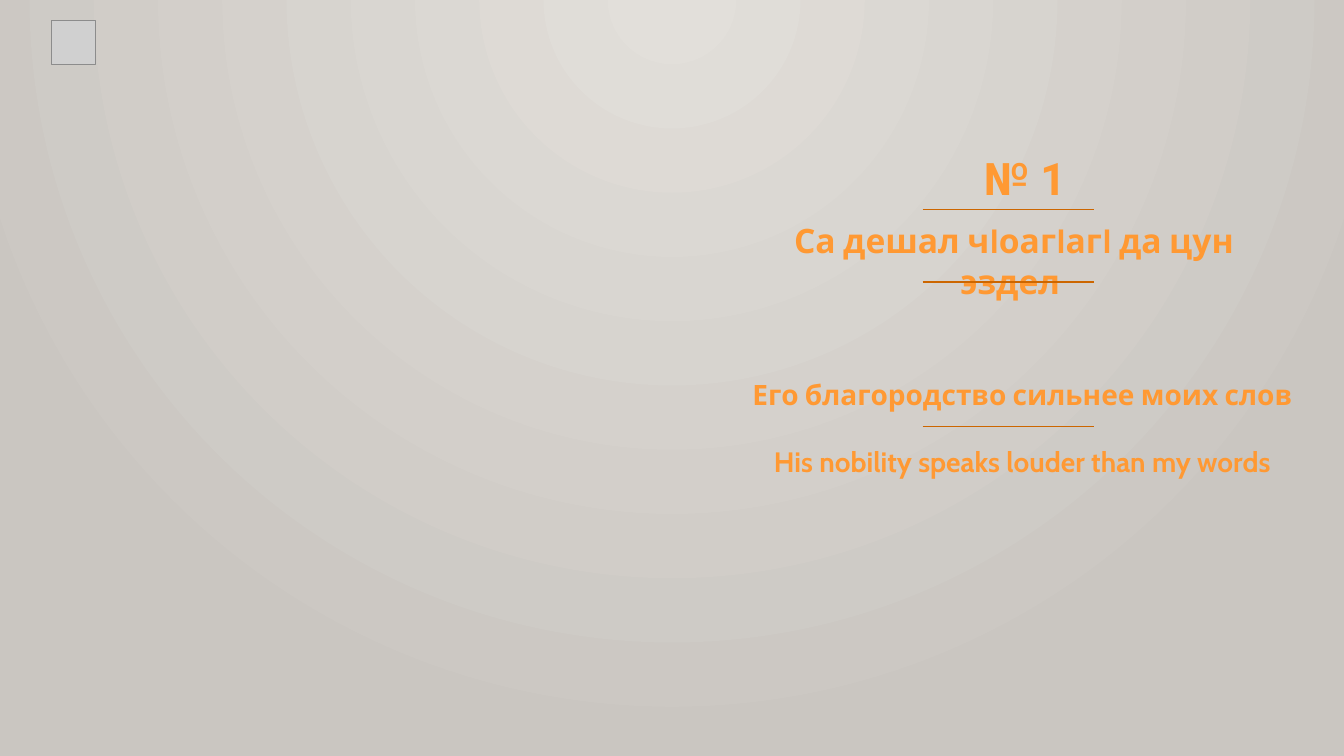
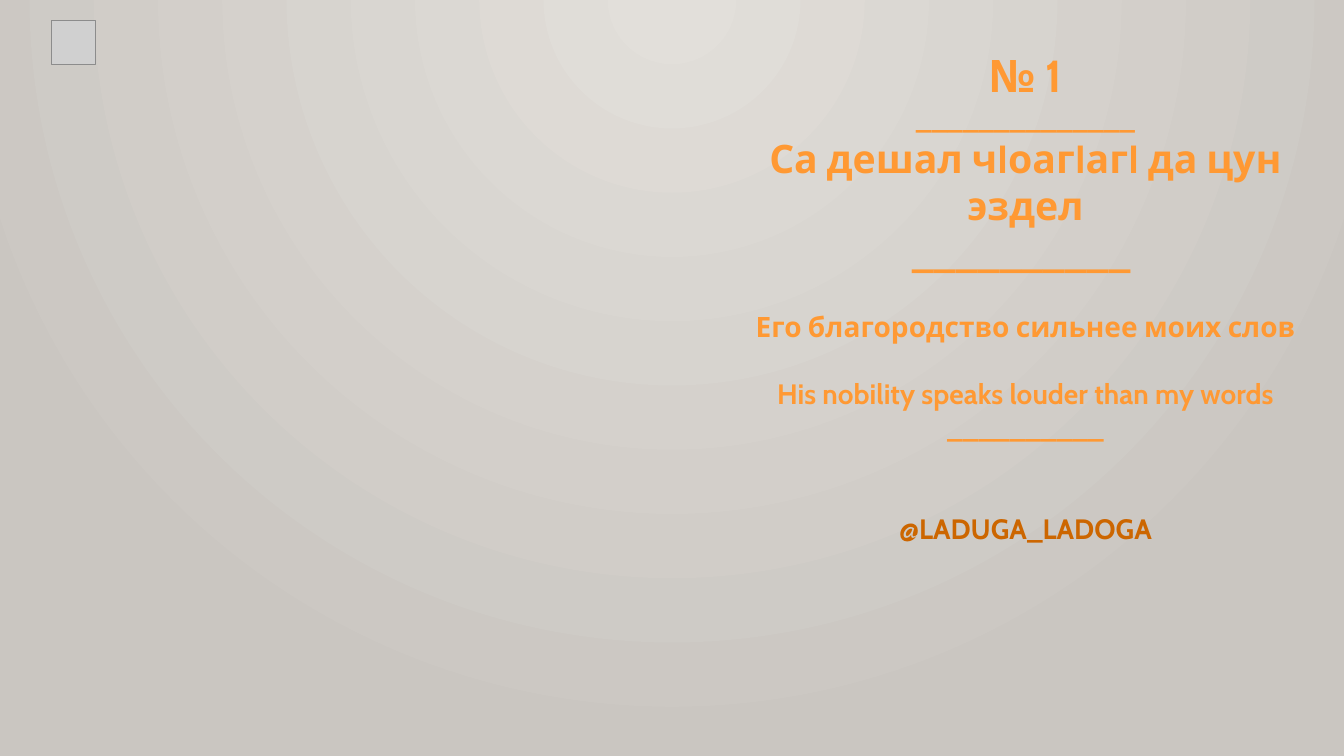
Before and after one commit to bumbari/dahkilgov, a slide deck: slide 6 of p/pptx/p_001.pptx. Drawn at 1344x756 pixels with LibreOffice and Linux fonts; fonts in the diff are those of the drawing; grey boxes stand for pictures; background and template pictures are left out. Boxes give left, top, right and bottom in pixels: in the first picture for what was removed or moved away, otherwise in the second. Text is boxed around its words. In the diff, an @@ line names an element or a change of style, - is before the commit and + after.

Commit message:
made textbox disappear

```diff
--- a/p/pptx/p_001.pptx
+++ b/p/pptx/p_001.pptx
@@ text "№ 1": place and size @@
-text "№ 1" at (752, 383, 1292, 479)
+text "№ 1" at (756, 60, 1295, 543)
@@ text at (769, 60, 1281, 228): paragraphs added @@
+№ 1
+______________
+Са дешал чIоагIагI да цун эздел
+__________
@@ text removed at (984, 163, 1066, 195) @@
-№ 1
@@ title removed at (794, 228, 1234, 301) @@
-Са дешал чIоагIагI да цун эздел
@@ line removed from (923, 210) to (1095, 210) @@
@@ line removed from (923, 282) to (1095, 282) @@
@@ line removed from (923, 426) to (1095, 426) @@
@@ text at (899, 519, 1152, 543): paragraphs added @@
+__________
+@LADUGA_LADOGA
```
